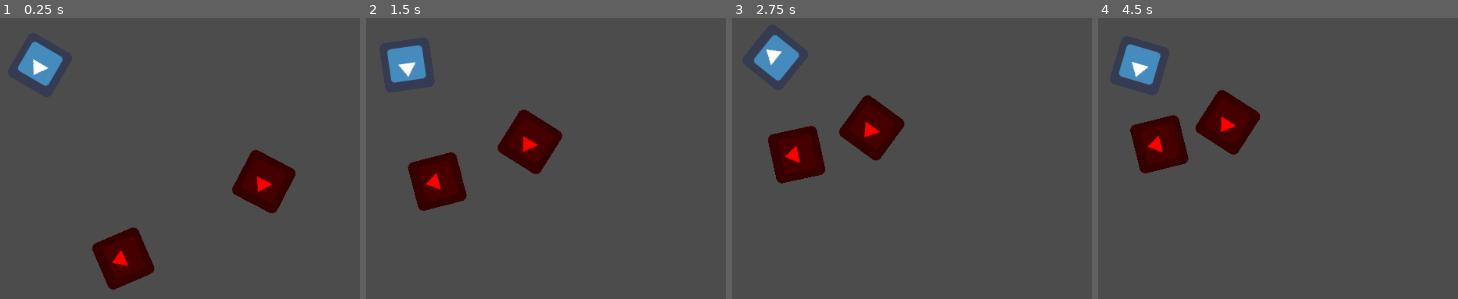
Above: before the commit, frames 1-4 (left to right).
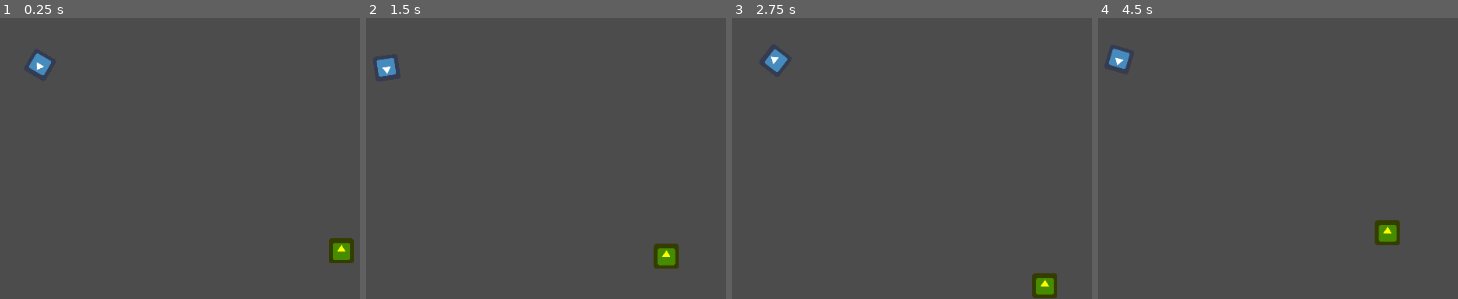
Above: after the commit, the same moments.

Repository: Gluipertje/Back-Forward
Game: Godot game, scene res://src/scenes/testScene.tscn
Same seed, same stepped clock (60 frames per second), same inputs: the game is played once before the commit and once after it. Before the commit the project has no main scene; this scene is started directly in both runs. The engine's default icon, where the game draws it, is replaced by a stand-in: a white triangle on a blue panel in a dark square.
Inputs (mouse positions are in pixels of both pictures, inside the frame that each line leads up to):
- Up to frame 1 (0.25 s): no input
- Up to frame 2 (1.5 s): move the mouse to (582, 40) at 0.52 s; right-click (582, 40) at 0.6 s; move the mouse to (outside the picture) at 1.27 s; right-click (outside the picture) at 1.35 s
- Up to frame 3 (2.75 s): move the mouse to (outside the picture) at 2.02 s; right-click (outside the picture) at 2.1 s
- Up to frame 4 (4.5 s): move the mouse to (1098, 158) at 2.77 s; right-click (1098, 158) at 2.85 s; move the mouse to (1378, 136) at 3.52 s; right-click (1378, 136) at 3.6 s; move the mouse to (outside the picture) at 4.27 s; right-click (outside the picture) at 4.35 s

The runs differ from the first frame. In frame 1, 6.6% of the frame differs, in the area x 5-99%, y 8-97%; in frame 2, 6.9%, in the area x 2-87%, y 9-90%; in frame 3, 6.6%; in frame 4, 6.9%.

Commit message:
turret bonk

Diff:
--- a/project.godot
+++ b/project.godot
@@ -16,6 +16,7 @@
 [application]
 
 config/name="Back Forward"
+run/main_scene="res://src/scenes/testScene.tscn"
 config/icon="res://icon.png"
 
 [input]
--- /dev/null
+++ b/src/prefabs/bulletTurret.tscn
@@ -0,0 +1,21 @@
+[gd_scene load_steps=4 format=2]
+
+[ext_resource path="res://icon.png" type="Texture" id=1]
+[ext_resource path="res://src/scripts/bulletTurret.gd" type="Script" id=2]
+
+[sub_resource type="RectangleShape2D" id=1]
+extents = Vector2( 7.23463, 2.08036 )
+
+[node name="Area2D" type="Area2D"]
+collision_layer = 4
+collision_mask = 11
+script = ExtResource( 2 )
+
+[node name="Sprite" type="Sprite" parent="."]
+position = Vector2( -0.157484, -0.0787439 )
+scale = Vector2( 0.217471, 0.0525985 )
+texture = ExtResource( 1 )
+
+[node name="CollisionShape2D" type="CollisionShape2D" parent="."]
+shape = SubResource( 1 )
+[connection signal="body_entered" from="." to="." method="_on_Area2D_body_entered"]
--- a/src/prefabs/player.tscn
+++ b/src/prefabs/player.tscn
@@ -21,4 +21,5 @@
 
 [node name="Camera2D" type="Camera2D" parent="."]
 current = true
+zoom = Vector2( 2, 2 )
 smoothing_enabled = true
--- /dev/null
+++ b/src/prefabs/turret.tscn
@@ -0,0 +1,20 @@
+[gd_scene load_steps=4 format=2]
+
+[ext_resource path="res://icon.png" type="Texture" id=1]
+[ext_resource path="res://src/scripts/turretController.gd" type="Script" id=2]
+
+[sub_resource type="CircleShape2D" id=1]
+radius = 27.5193
+
+[node name="turret" type="StaticBody2D"]
+script = ExtResource( 2 )
+
+[node name="Sprite" type="Sprite" parent="."]
+modulate = Color( 0.992157, 1, 0, 1 )
+texture = ExtResource( 1 )
+
+[node name="CollisionShape2D" type="CollisionShape2D" parent="."]
+shape = SubResource( 1 )
+
+[node name="sp" type="Node2D" parent="."]
+position = Vector2( 37.7434, 0.465584 )
--- a/src/scenes/testScene.tscn
+++ b/src/scenes/testScene.tscn
@@ -1,15 +1,14 @@
 [gd_scene load_steps=3 format=2]
 
 [ext_resource path="res://src/prefabs/player.tscn" type="PackedScene" id=1]
-[ext_resource path="res://src/prefabs/enemy.tscn" type="PackedScene" id=2]
+[ext_resource path="res://src/prefabs/turret.tscn" type="PackedScene" id=3]
 
 [node name="Node2D" type="Node2D"]
 
 [node name="player" parent="." instance=ExtResource( 1 )]
 position = Vector2( 47.0704, 47.6901 )
 
-[node name="KinematicBody2D2" parent="." instance=ExtResource( 2 )]
-position = Vector2( 377.992, 220.406 )
-
-[node name="KinematicBody2D3" parent="." instance=ExtResource( 2 )]
-position = Vector2( 173.449, 341.705 )
+[node name="turret" parent="." instance=ExtResource( 3 )]
+position = Vector2( 818.491, 524.391 )
+collision_layer = 2
+collision_mask = 15
--- /dev/null
+++ b/src/scripts/bulletTurret.gd
@@ -0,0 +1,28 @@
+extends Area2D
+
+export var bulletSpeed = 10
+export var bulletDamage = 10
+export var bulletSize = 1
+export var launchAngle = 0
+export var target = Vector2()
+export var rotate = 0
+export var damageDrop = 0.01
+
+func _ready():
+	look_at(target)
+	set_rotation(get_rotation() + rotate)
+	set_scale(Vector2(bulletSize, bulletSize))
+
+#func _on_KinematicBody2D_body_entered(body: Node) -> void:
+#
+
+func _process(delta):
+	move_local_x(bulletSpeed)
+	bulletDamage -= damageDrop
+
+
+func _on_Area2D_body_entered(body: Node) -> void:
+	if body.is_in_group("enemy") || body.is_in_group("player"):
+		body.health -= bulletDamage
+	print(body)
+	queue_free()
--- a/src/scripts/enemyController.gd
+++ b/src/scripts/enemyController.gd
@@ -20,8 +20,7 @@
 	_playerDis = get_position().distance_to(player.get_position())
 	Engine.set_time_scale(1)
 	if _playerDis < 250:
-		print("slowwww")
-		Engine.set_time_scale((_playerDis/250) - 0.4)
+		Engine.set_time_scale((_playerDis/250))
 	if _playerDis <= 80 && _canAttack:
 		player.health -= attackDamage
 		_canAttack = false
--- a/src/scripts/playerController.gd
+++ b/src/scripts/playerController.gd
@@ -16,7 +16,6 @@
 	look_at(get_global_mouse_position())
 	if health < 1:
 		print("oof")
-	print(health)
 	if Input.is_action_just_pressed("dash"):
 		_velocity = Vector2(1, 0).rotated(get_rotation()) * speed
 	elif _velocity < Vector2(cutOff,cutOff) && _velocity > Vector2(-cutOff,-cutOff):
--- /dev/null
+++ b/src/scripts/turretController.gd
@@ -0,0 +1,45 @@
+extends StaticBody2D
+
+var _canShoot = true
+var _playerDis
+var _state
+var i
+
+var timer = Timer.new()
+onready var player = get_parent().get_node("player")
+var bulletI = preload("res://src/prefabs/bulletTurret.tscn")
+
+enum {
+	IDLE,
+	SHOOT
+}
+
+func _ready() -> void:
+	timer.set_wait_time(1.0)
+	timer.connect("timeout", self, "timeout")
+	add_child(timer)
+	_state = IDLE
+
+func _process(delta: float) -> void:
+	_playerDis = get_position().distance_to(player.get_position())
+	if _playerDis < 500:
+		_state = SHOOT
+	else:
+		_state = IDLE
+
+	match _state:
+		SHOOT:
+			look_at(player.get_position())
+			if _canShoot:
+				var bullet = bulletI.instance()
+				bullet.target = player.get_position()
+				bullet.set_name("bullet1 " + str(i))
+				bullet.set_position(to_global($sp.get_position()))
+				get_parent().add_child(bullet)
+				_canShoot = false
+				timer.start()
+		IDLE:
+			pass
+
+func timeout():
+	_canShoot = true
